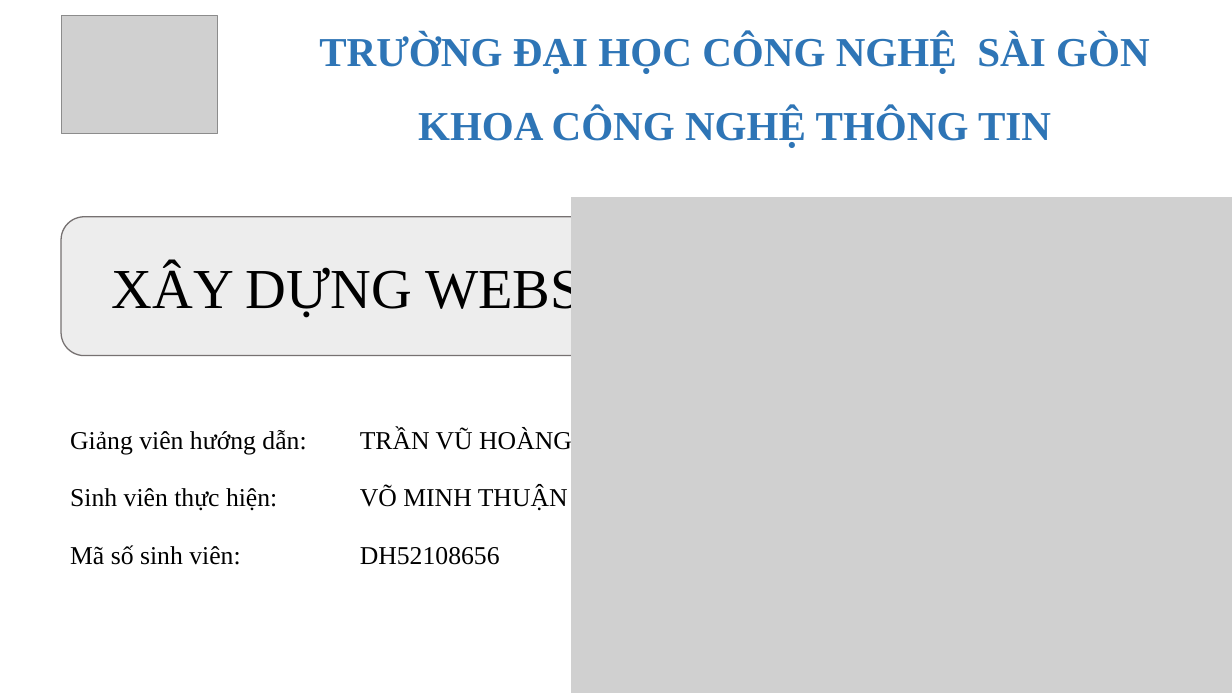
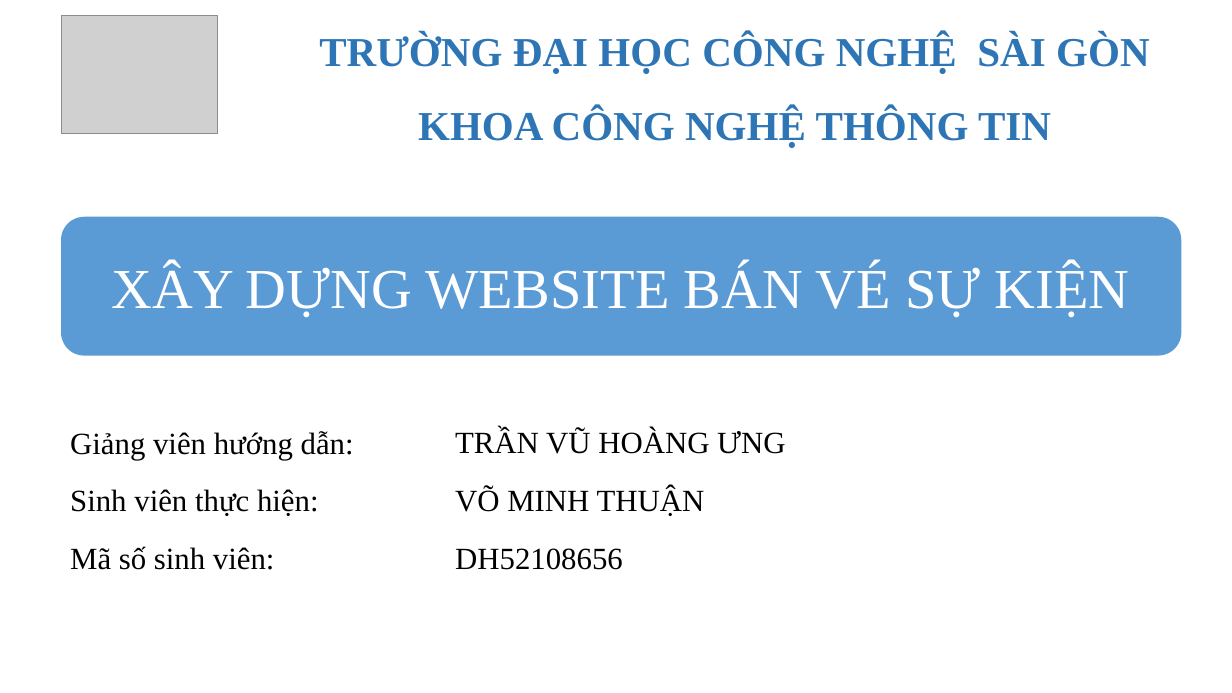
Before and after one commit to thuanvo2405/Ticket_Booking_App, a slide deck: slide 1 of slide.pptx. Drawn at 1232x693 pixels with LibreOffice and Linux fonts; fonts in the diff are those of the drawing; grey boxes stand for pictures. Boxes give left, top, right and bottom in pixels: in the first picture for what was removed or moved away, otherwise in the second. Text is boxed around its words. In the diff, an @@ line names an element or a change of style, - is before the commit and + after.

```diff
--- a/slide.pptx
+++ b/slide.pptx
@@ picture removed at <box>571,197,1232,693</box> @@
@@ rounded rectangle "XÂY DỰNG WEBSITE BÁN VÉ ..." at <box>61,217,1181,356</box>: text colour #000000 to #FFFFFF; fill #EDEDED to #5B9BD5; outline #767171 1 pt to none @@
@@ size 20 to 24 pt in 6 elements at <box>70,431,354,460</box>, <box>70,489,319,516</box>, <box>70,546,275,570</box>, <box>455,487,705,516</box>, <box>455,548,623,570</box>, <box>455,429,785,454</box> @@
@@ text "TRẦN VŨ HOÀNG ƯNG": place and size @@
-text "TRẦN VŨ HOÀNG ƯNG" at <box>360,428,572,454</box>
+text "TRẦN VŨ HOÀNG ƯNG" at <box>455,429,785,454</box>
@@ text "VÕ MINH THUẬN": place and size @@
-text "VÕ MINH THUẬN" at <box>360,486,568,511</box>
+text "VÕ MINH THUẬN" at <box>455,487,705,516</box>
@@ text "DH52108656": place and size @@
-text "DH52108656" at <box>360,547,500,565</box>
+text "DH52108656" at <box>455,548,623,570</box>
```
Also in this commit, not shown: 8 other slides changed, 1 slide added, 1 slide removed, 4 other files.
